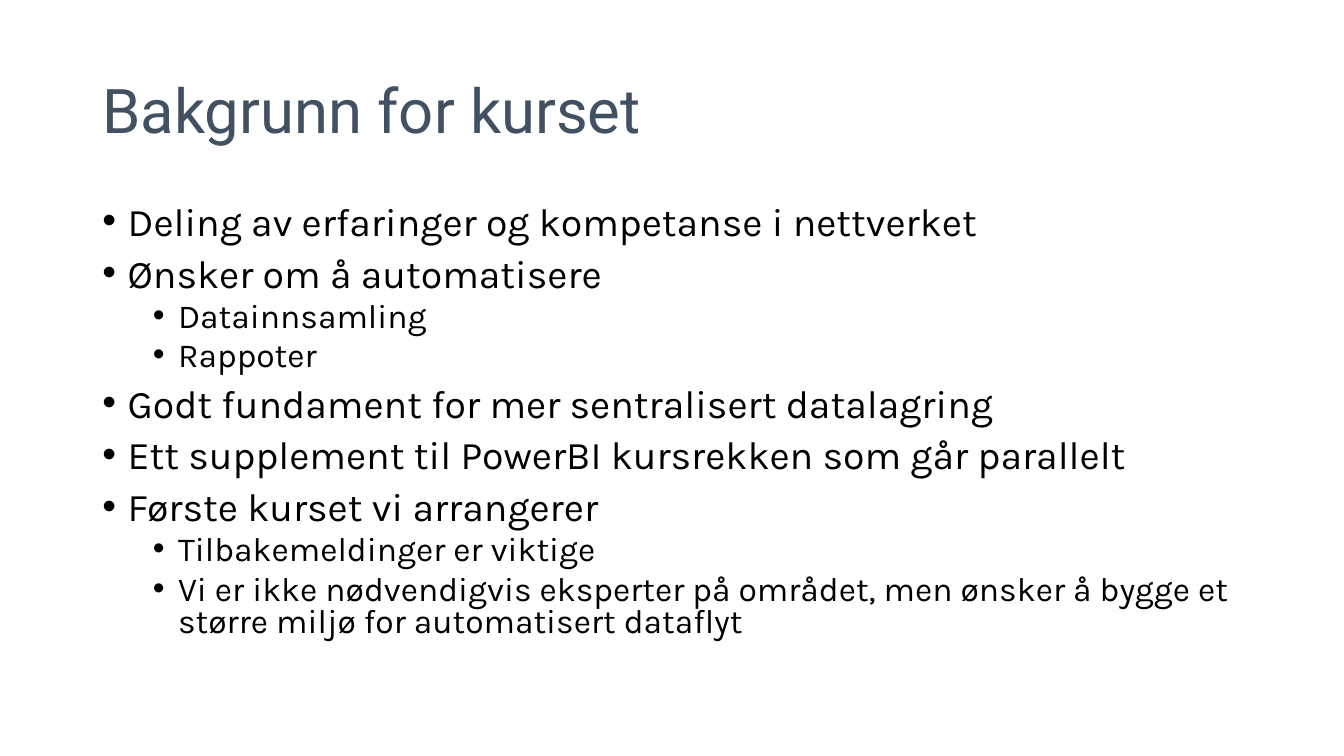
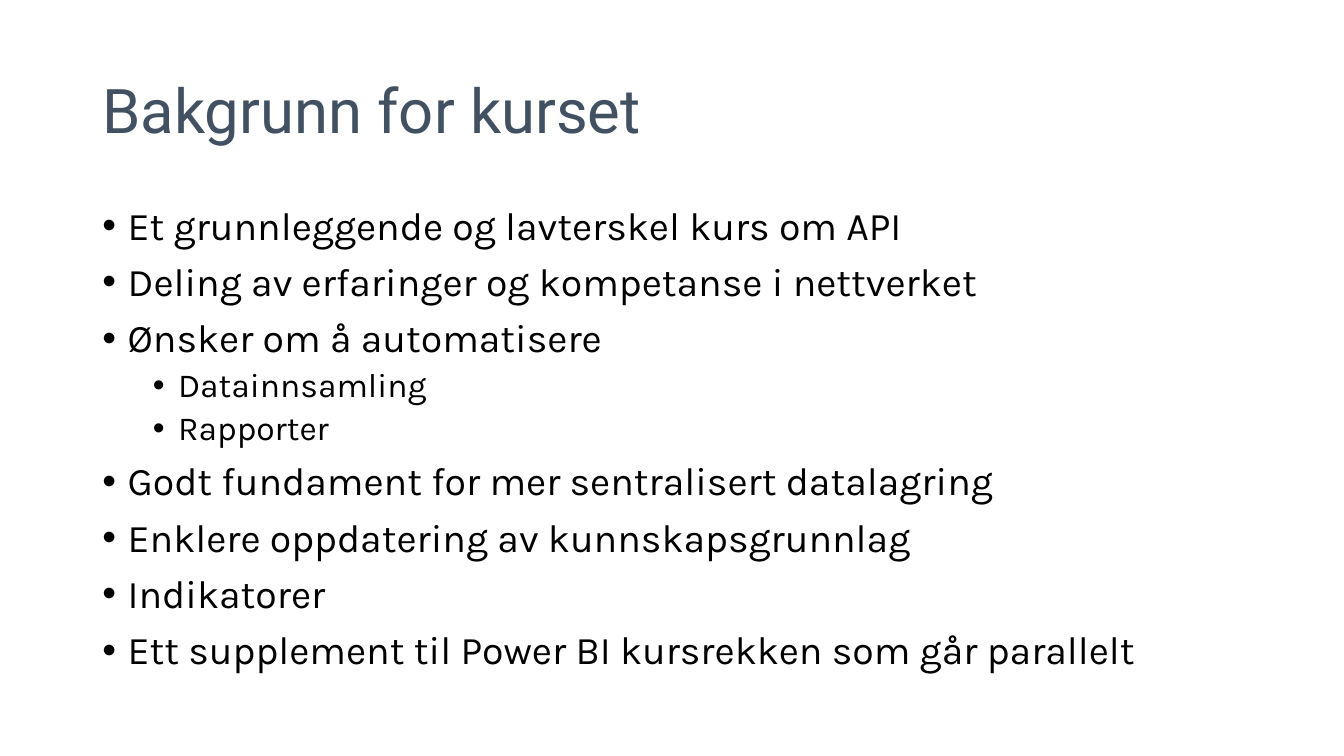
Before and after one commit to pandaAPIkurs/kursdata, a slide deck: slide 3 of Trinn1.pptx (slide 2 before the commit). Drawn at 1344x756 pixels with LibreOffice and Linux fonts; fonts in the diff are those of the drawing; background and template pictures are left out. Boxes give left, top, right and bottom in pixels: in the first picture for what was removed or moved away, otherwise in the second. Text is boxed around its words. In the diff, an @@ line names an element or a change of style, - is before the commit and + after.

```diff
--- a/Trinn1.pptx
+++ b/Trinn1.pptx
@@ text at (128,213,901,250): paragraph added @@
+• Et grunnleggende og lavterskel kurs om API
@@ text at (128,269,993,505): line spacing 0.8 to 0.9 @@
@@ text at (178,419,329,448): text changed @@
-  • Rappoter
+  • Rapporter
@@ text at (128,525,1135,674): text changed; size 24 to 28 pt @@
-• Ett supplement til PowerBI kursrekken som går parallelt
-• Første kurset vi arrangerer
-  • Tilbakemeldinger er viktige
-  • Vi er ikke nødvendigvis eksperter på området, men ønsker å bygge et større miljø for automatisert dataflyt
+• Enklere oppdatering av kunnskapsgrunnlag
+• Indikatorer
+• Ett supplement til Power BI kursrekken som går parallelt
```
Also in this commit, not shown: 3 other slides changed, 18 slides added, 3 slides removed, 11 other files.
